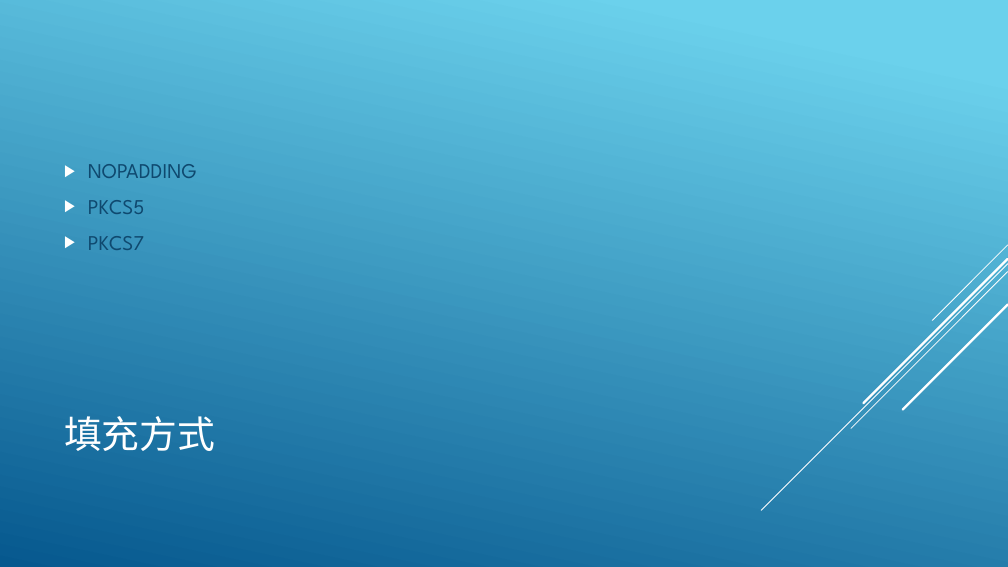
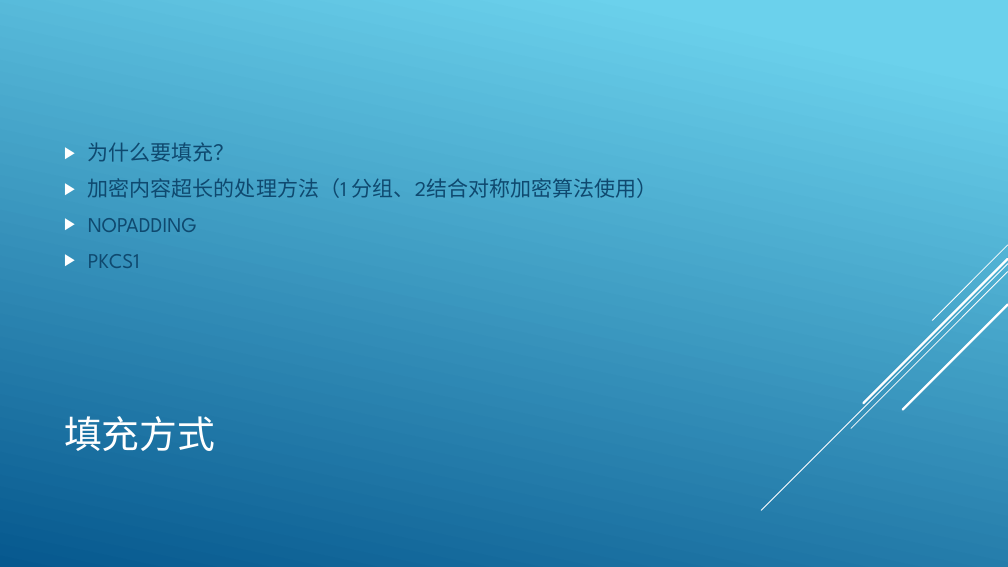
Before and after one commit to lmq1117/l56xx, a slide deck: slide 16 of document/limq.pptx. Drawn at 1008x567 pixels with LibreOffice and Linux fonts; fonts in the diff are those of the drawing. Boxes give left, top, right and bottom in pixels: in the first picture for what was removed or moved away, otherwise in the second. Text is boxed around its words. In the diff, an @@ line names an element or a change of style, - is before the commit and + after.

Commit message:
fix

```diff
--- a/document/limq.pptx
+++ b/document/limq.pptx
@@ text at (88,142,658,198): paragraphs added @@
+▶ 为什么要填充？
+▶ 加密内容超长的处理方法（1 分组、2结合对称加密算法使用）
@@ text at (88,254,140,268): text changed @@
-▶ PKCS5
-▶ PKCS7
+▶ PKCS1
```
